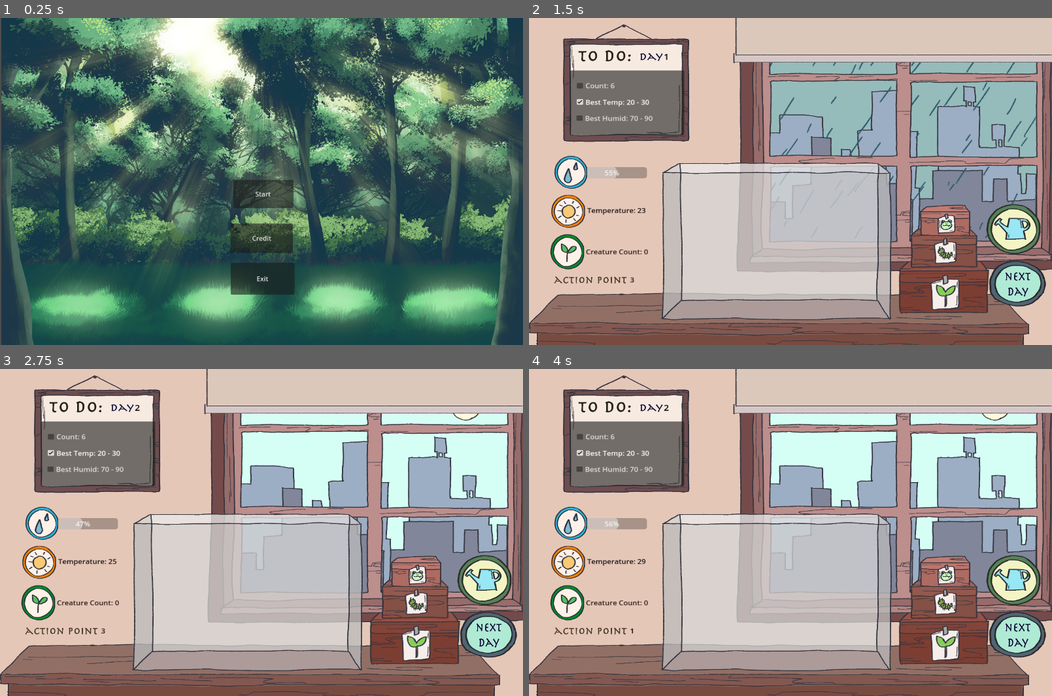
Above: before the commit, frames 1-4 (two rows, left to right).
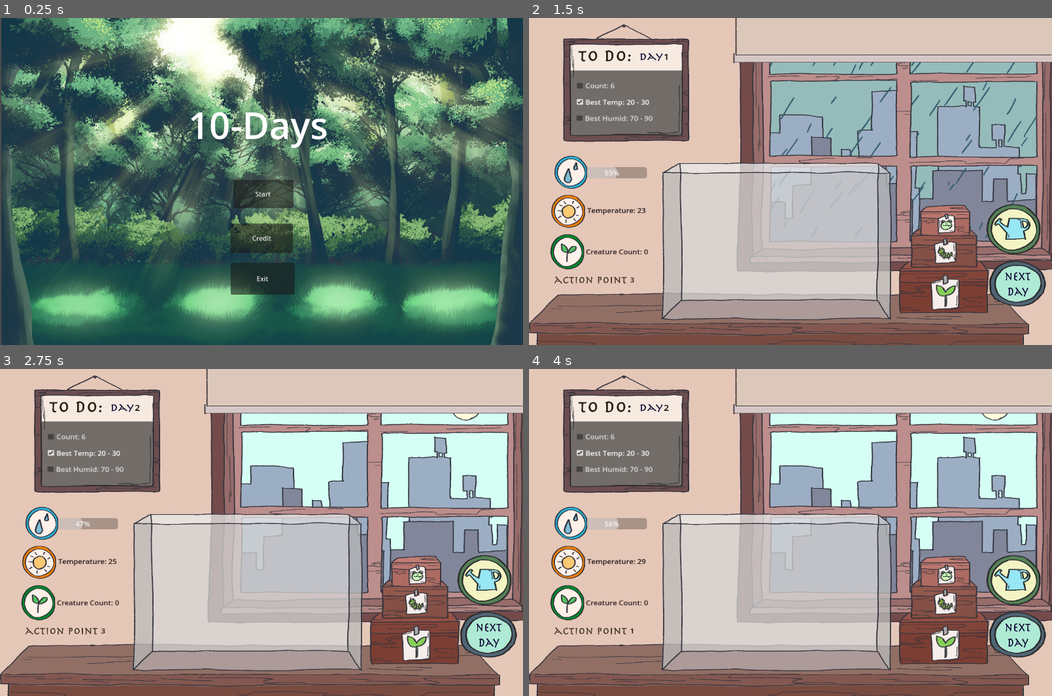
Above: after the commit, the same moments.

Repository: Dh-ux/GRL-Project
Game: Godot game, scene res://StartMenu.tscn
The game is run twice, just before and just after one commit, with the same random seed, the same clock (stepped at 60 frames per second) and the same inputs.
Inputs:
- Up to frame 1 (0.25 s): no input
- Up to frame 2 (1.5 s): click "Start" at 0.5 s; click "Next" at 1.25 s
- Up to frame 3 (2.75 s): click "Next" at 2 s
- Up to frame 4 (4 s): click "Misting" at 2.75 s; click "Curtain" at 3.5 s

The runs differ from the first frame. In frame 1, 0.8% of the frame differs, in the area x 36-63%, y 28-40%; in frame 2, less than 0.1%; in frame 3, less than 0.1%; in frame 4, less than 0.1%.

Commit message:
title

Diff:
--- a/Ecosystem.tscn
+++ b/Ecosystem.tscn
@@ -237,10 +237,10 @@
 text = "Continue"
 
 [node name="Panel" type="Panel" parent="."]
-offset_left = 89.7408
-offset_top = 126.625
-offset_right = 340.741
-offset_bottom = 282.625
+offset_left = 90.0
+offset_top = 127.0
+offset_right = 337.0
+offset_bottom = 284.0
 
 [node name="CheckBox" type="CheckBox" parent="Panel"]
 layout_mode = 0
--- a/StartMenu.tscn
+++ b/StartMenu.tscn
@@ -32,6 +32,14 @@
 offset_bottom = 677.0
 text = "Exit"
 
+[node name="Label" type="Label" parent="."]
+offset_left = 461.0
+offset_top = 199.0
+offset_right = 1284.0
+offset_bottom = 492.0
+theme_override_font_sizes/font_size = 90
+text = "10-Days"
+
 [connection signal="pressed" from="Start" to="." method="_on_start_pressed"]
 [connection signal="pressed" from="Credit" to="." method="_on_credit_pressed"]
 [connection signal="pressed" from="Exit" to="." method="_on_exit_pressed"]
